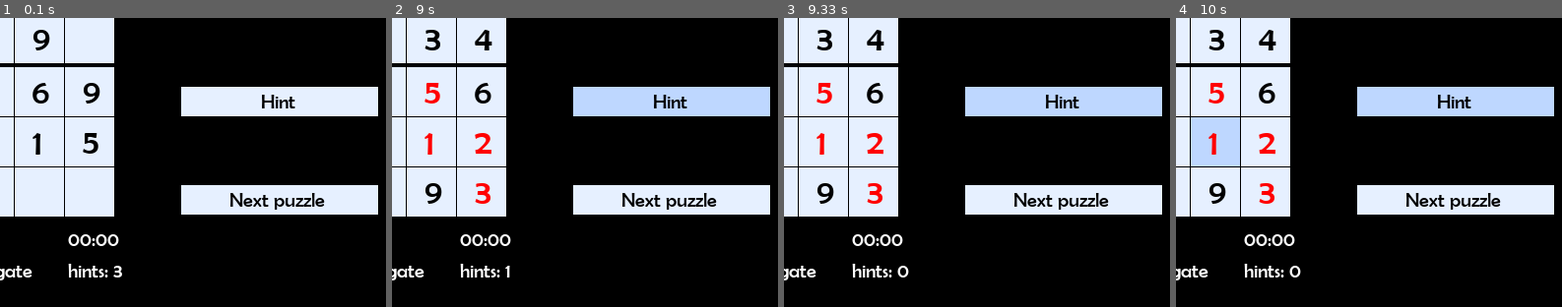
Above: before the commit, frames 1-4 (left to right).
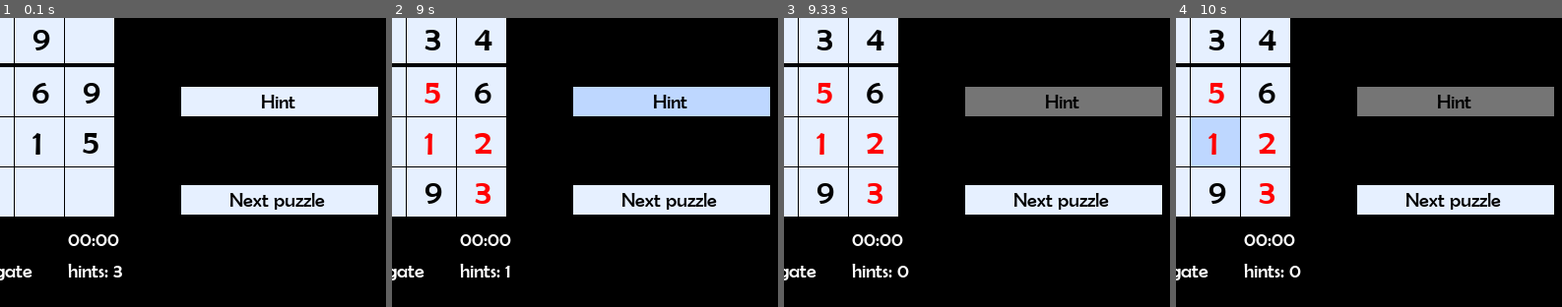
Above: after the commit, the same moments.

Repository: bafyle/Sudoku-game-using-Pygame
Game: pygame game, started from sudoku.py
The game is run twice, just before and just after one commit, with the same random seed, the same clock (stepped at 60 frames per second) and the same inputs.
Inputs (mouse positions are % of the whole screen's width and height, from its top left):
- Up to frame 1 (0.1 s): no input
- Up to frame 2 (9 s): click (82, 9) at 0.38 s; click (25, 50) at 0.72 s; click (82, 60) at 1.05 s; click (23, 11) at 1.38 s; click (52, 15) at 1.72 s; click (45, 76) at 2.05 s; click (46, 32) at 2.38 s; click (70, 41) at 2.72 s; click (85, 76) at 3.05 s; click (82, 47) at 3.38 s; click (18, 36) at 3.72 s; click (73, 24) at 4.05 s; click (26, 67) at 4.38 s; click (28, 31) at 4.72 s; click (35, 79) at 5.05 s; click (28, 30) at 5.38 s; click (18, 55) at 5.72 s; click (40, 45) at 6.05 s; click (81, 73) at 6.38 s; tap Tab at 6.67 s; click (31, 74) at 7.55 s; click (16, 28) at 7.88 s; click (82, 26) at 8.22 s; click (25, 39) at 8.55 s; click (87, 61) at 8.88 s
- Up to frame 3 (9.33 s): click (82, 60) at 9.22 s
- Up to frame 4 (10 s): click (48, 67) at 9.55 s
The pictures show only the part of the screen within x 45-95%, y 46-96%; the shares and areas given below are measured in that part.

Frames 1-2 are identical in both runs. In frame 3, 5.1% of the frame differs, in the area x 46-98%, y 23-35%; in frame 4, 5.1%.

Commit message:
fixed a bug in hint button

Diff:
--- a/sudoku.py
+++ b/sudoku.py
@@ -557,6 +557,8 @@
                                     # then subtract the hints variable by 1
                                     # and get the right number from board.solvedPuzzle list
                                     hints -= 1
+                                    if hints <= 0:
+                                        buttons[4].Enable = False
                                     r, c = board.positionOfSelectedCell
                                     board.puzzle[r][c] = board.solvedPuzzle[r][c]
                                     board.refreshCells()
